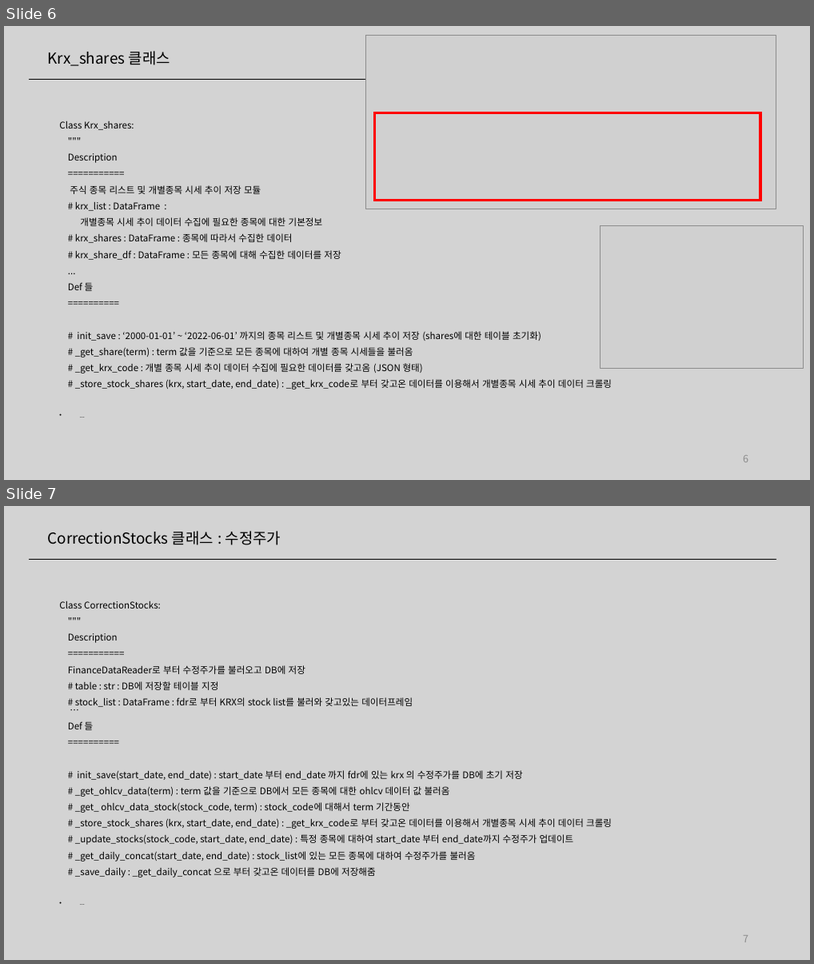
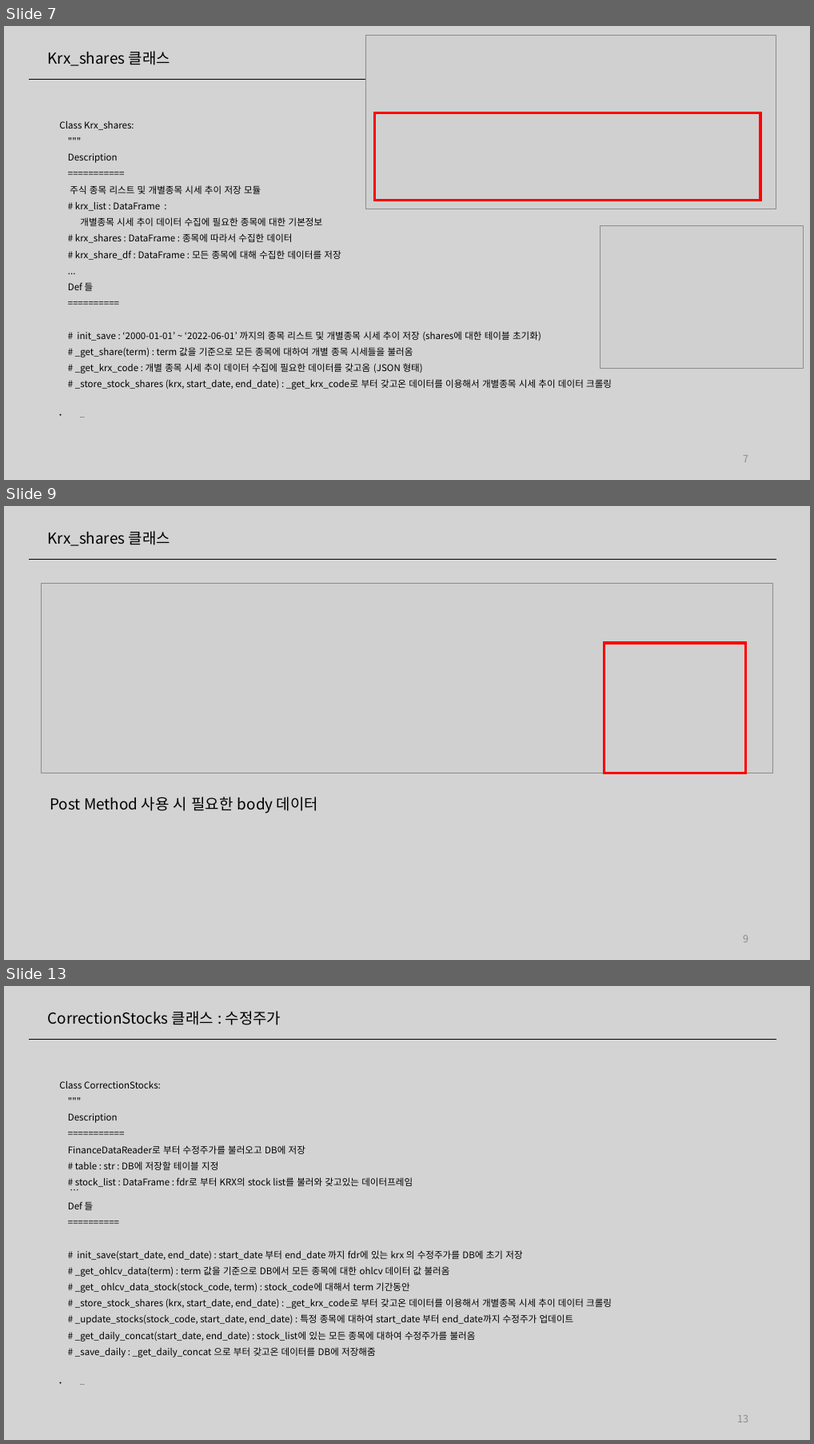
Before and after one commit to ddiyoung/find_value_stocks, a slide deck: 20011656_우지훈.pptx. Shown one above the other, each under a label of ours: slides 6 and 7 before the commit, slides 7, 9 and 13 after it; the slides between them are not shown. The pictures are 814x964 and 814x1444 pixels, drawn with LibreOffice and Linux fonts; fonts in the diff are those of the drawing; grey boxes stand for pictures. Boxes give left, top, right and bottom in pixels: in the first picture for what was removed or moved away, otherwise in the second. Text is boxed around its words. In the diff, an @@ line names an element or a change of style, - is before the commit and + after.

```diff
--- a/20011656_우지훈.pptx
+++ b/20011656_우지훈.pptx
@@ slide 9 added at (4,506,810,960), background #D3D3D3 @@
@@ text added at (48,531,170,546), 18 pt, text #000000 @@
+Krx_shares 클래스
@@ line added from (30, 560) to (777, 560), #000000 0.5 pt @@
@@ picture added at (41,583,774,772) @@
@@ rectangle added at (605,643,746,772), outline #FF0000 3 pt @@
@@ text added at (50,796,318,813), 18 pt, text #000000 @@
+Post Method 사용 시 필요한 body 데이터
@@ page number added at (743,935,749,942), 12 pt, text #8C8C8C @@
+9
@@ what was slide 6 is now slide 7 @@
@@ page number at (743,455,749,462): text changed @@
-6
+7
@@ what was slide 7 is now slide 13 @@
@@ page number at (738,1415,749,1422): text changed @@
-7
+13
```
Also in this commit, not shown: 7 other slides added.
